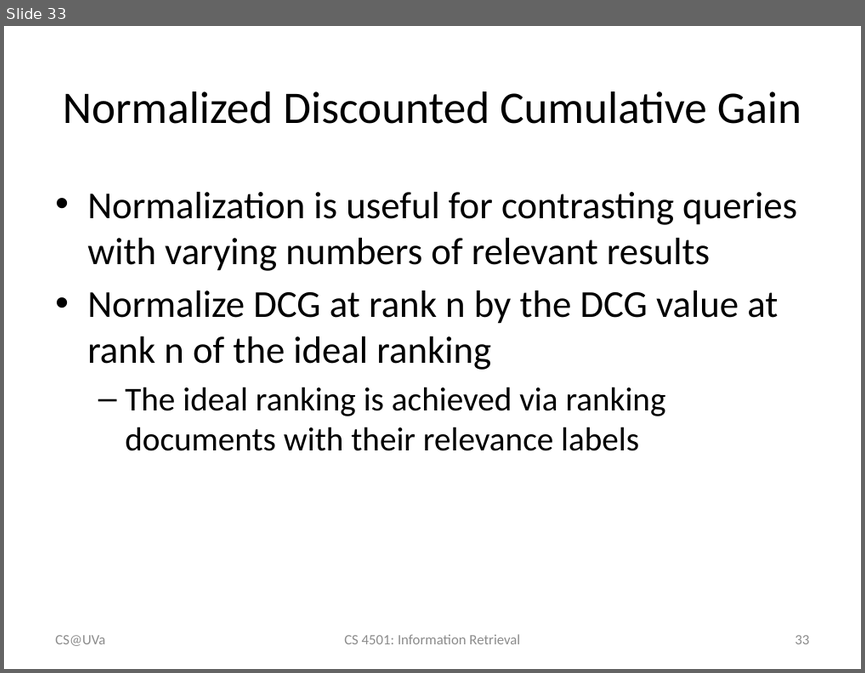
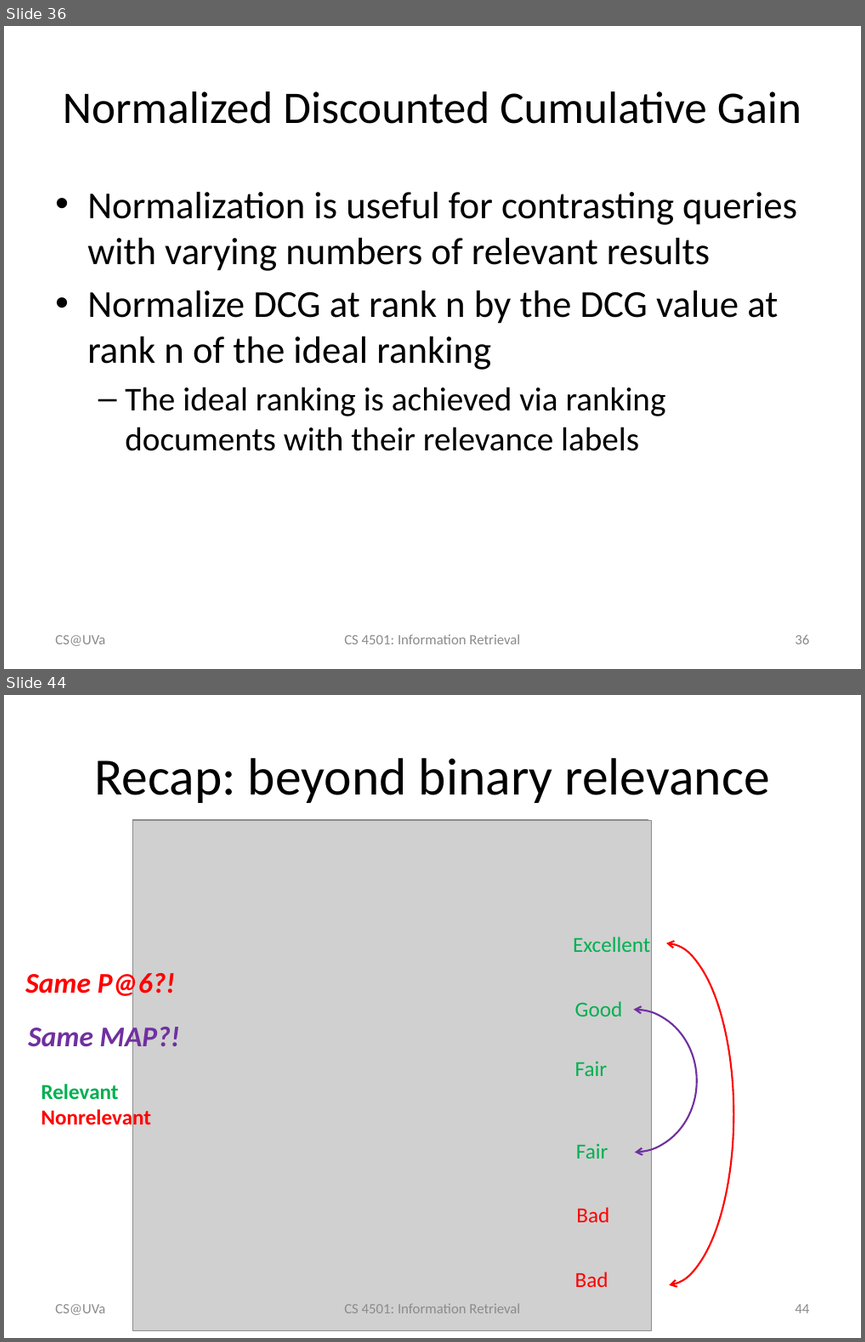
Before and after one commit to wang296/IR2015, a slide deck: docs/Information Retrieval Evaluation.pptx. Shown one above the other, each under a label of ours: slide 33 before the commit, slides 36 and 44 after it; the slides between them are not shown. The pictures are 865x673 and 865x1342 pixels, drawn with LibreOffice and Linux fonts; fonts in the diff are those of the drawing; grey boxes stand for pictures. Boxes give left, top, right and bottom in pixels: in the first picture for what was removed or moved away, otherwise in the second. Text is boxed around its words. In the diff, an @@ line names an element or a change of style, - is before the commit and + after.

```diff
--- a/docs/Information Retrieval Evaluation.pptx
+++ b/docs/Information Retrieval Evaluation.pptx
@@ slide 44 added at [4,695,861,1338], background #FFFFFF @@
@@ title added at [94,758,770,803], 44 pt, text #000000 @@
+Recap: beyond binary relevance
@@ picture added at [132,820,648,1330] @@
@@ arc (boxed as its full ellipse) added at [599,943,733,1286], outline #FF0000 1.5 pt @@
@@ text added at [25,970,176,1000], 24 pt, text #FF0000, bold, italic @@
+Same P@6?!
@@ text added at [28,1022,180,1053], 24 pt, text #7030A0, bold, italic @@
+Same MAP?!
@@ arc (boxed as its full ellipse) added at [570,1009,696,1152], outline #7030A0 1.5 pt @@
@@ text added at [576,1002,608,1016], 18 pt, text #00B050 @@
+Fair
@@ text added at [576,1074,609,1076], 18 pt, text #FF0000 @@
+Bad
@@ text added at [41,1083,152,1130], 18 pt, text #FF0000, bold @@
+Relevant
+Nonrelevant
@@ text added at [576,1143,624,1158], 18 pt, text #00B050 @@
+Good
@@ text added at [576,1207,608,1222], 18 pt, text #00B050 @@
+Fair
@@ group added at [132,821,817,1331]: 6 texts, 1 picture @@
+Excellent
+Fair
+Bad
+Good
+Fair
+Bad
@@ text added at [576,1271,609,1287], 18 pt, text #FF0000 @@
+Bad
@@ text added at [55,1304,105,1315], 12 pt, text #8C8C8C @@
+CS@UVa
@@ text added at [344,1303,520,1313], 12 pt, text #8C8C8C @@
+CS 4501: Information Retrieval
@@ page number added at [794,1304,809,1313], 12 pt, text #8C8C8C @@
+44
@@ what was slide 33 is now slide 36 @@
@@ page number at [794,635,809,644]: text changed @@
-33
+36
```
Also in this commit, not shown: 3 slides changed, 13 other slides added, 2 other files.
